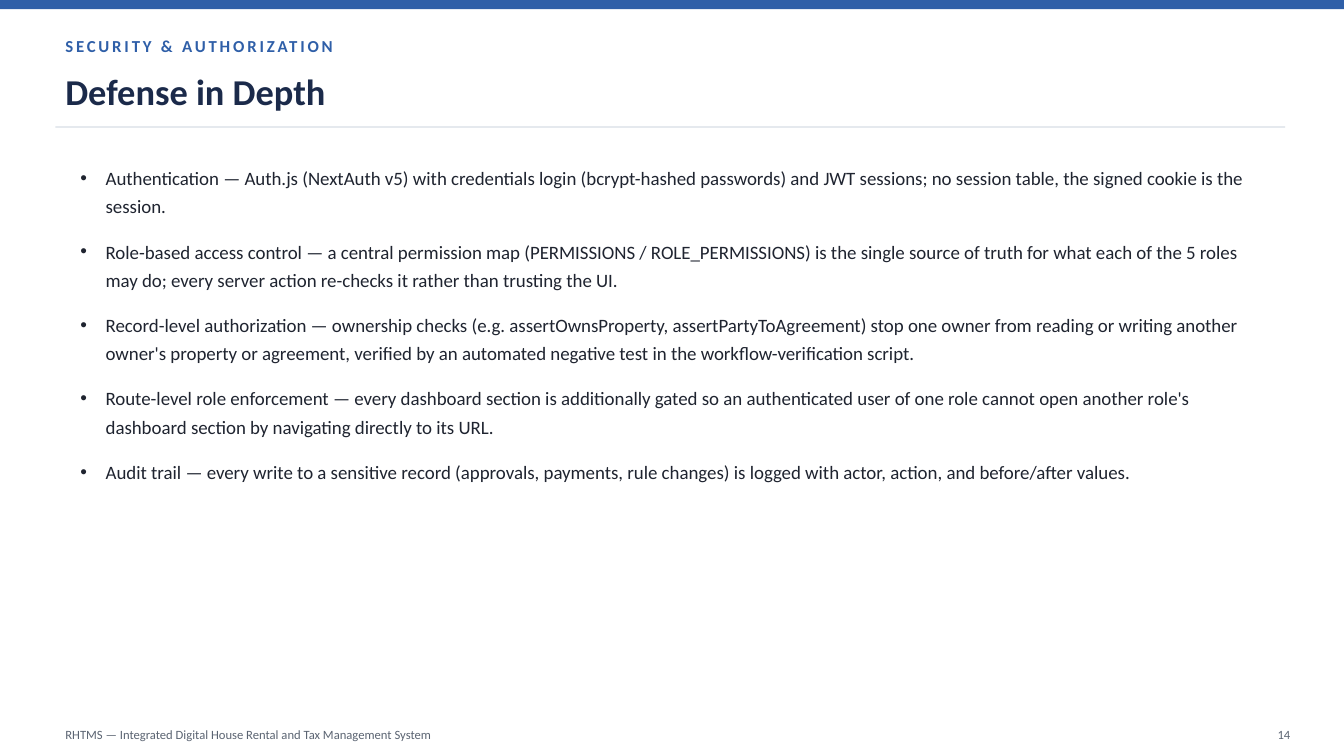
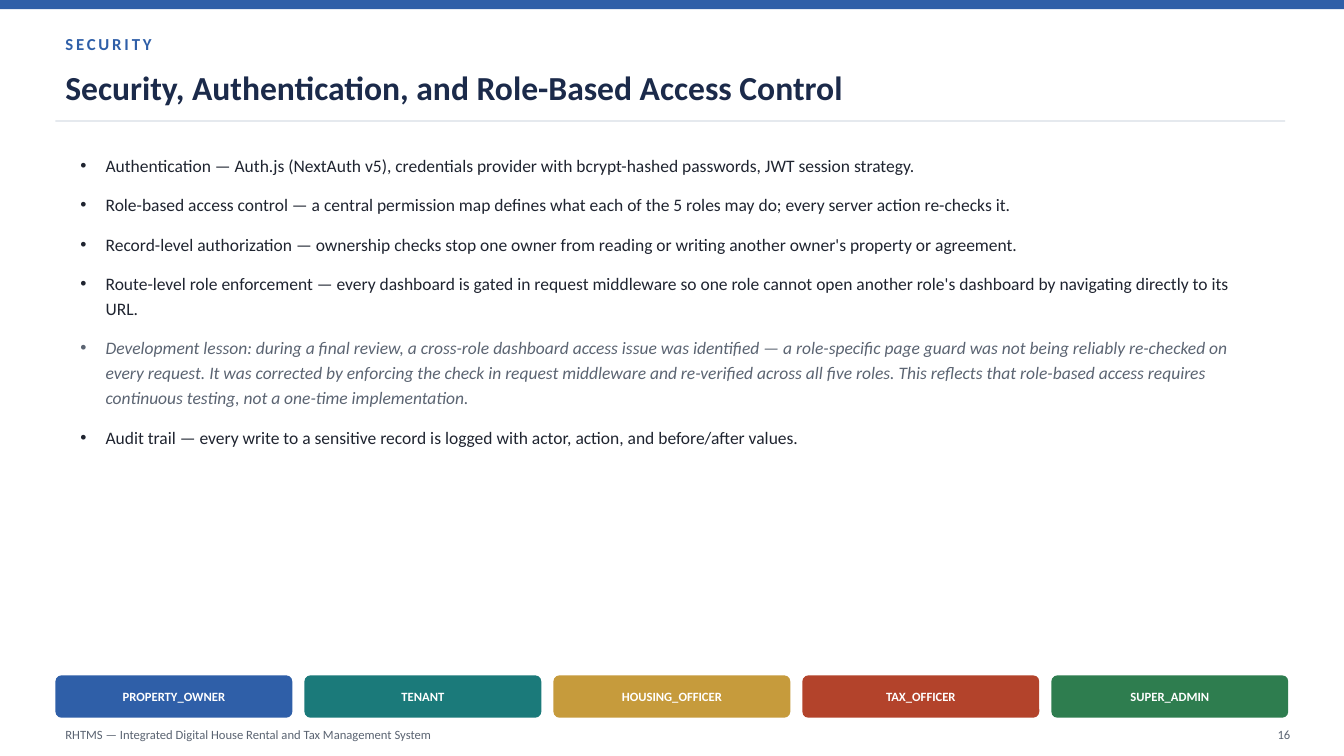
Before and after one commit to mubarekdevv/Integrated-rental-tax-management-system, a slide deck: slide 17 of docs/presentation/RHTMS_Final_Project_Presentation.pptx (slide 15 before the commit). Drawn at 1344x756 pixels with LibreOffice and Linux fonts; fonts in the diff are those of the drawing. Boxes give left, top, right and bottom in pixels: in the first picture for what was removed or moved away, otherwise in the second. Text is boxed around its words. In the diff, an @@ line names an element or a change of style, - is before the commit and + after.

Commit message:
docs: finalize project presentation

```diff
--- a/docs/presentation/RHTMS_Final_Project_Presentation.pptx
+++ b/docs/presentation/RHTMS_Final_Project_Presentation.pptx
@@ text at box(65, 39, 151, 50): text changed @@
-SECURITY & AUTHORIZATION
+SECURITY
@@ text removed at box(65, 79, 326, 111) @@
-Defense in Depth
@@ text added at box(65, 76, 842, 106), 24 pt, text #1B2A4A, bold @@
+Security, Authentication, and Role-Based Access Control
@@ line moved from (55, 127) - (1286, 127) to (55, 121) - (1286, 121) @@
@@ text at box(106, 159, 1229, 447): text changed; size 13.5 to 12.5 pt @@
-• Authentication — Auth.js (NextAuth v5) with credentials login (bcrypt-hashed passwords) and JWT sessions; no session table, the signed cookie is the session.
-• Role-based access control — a central permission map (PERMISSIONS / ROLE_PERMISSIONS) is the single source of truth for what each of the 5 roles may do; every server action re-checks it rather than trusting the UI.
-• Record-level authorization — ownership checks (e.g. assertOwnsProperty, assertPartyToAgreement) stop one owner from reading or writing another owner's property or agreement, verified by an automated negative test in the workflow-verification script.
-• Route-level role enforcement — every dashboard section is additionally gated so an authenticated user of one role cannot open another role's dashboard section by navigating directly to its URL.
-• Audit trail — every write to a sensitive record (approvals, payments, rule changes) is logged with actor, action, and before/after values.
+• Authentication — Auth.js (NextAuth v5), credentials provider with bcrypt-hashed passwords, JWT session strategy.
+• Role-based access control — a central permission map defines what each of the 5 roles may do; every server action re-checks it.
+• Record-level authorization — ownership checks stop one owner from reading or writing another owner's property or agreement.
+• Route-level role enforcement — every dashboard is gated in request middleware so one role cannot open another role's dashboard by navigating directly to its URL.
+• Development lesson: during a final review, a cross-role dashboard access issue was identified — a role-specific page guard was not being reliably re-checked on every request. It was corrected by enforcing the check in request middleware and re-verified across all five roles. This reflects that role-based access requires continuous testing, not a one-time implementation.
+• Audit trail — every write to a sensitive record is logged with actor, action, and before/after values.
@@ rounded rectangle added at box(55, 676, 292, 718), fill #2F5FA8 @@
@@ rounded rectangle added at box(304, 676, 541, 718), fill #1B7A7A @@
@@ rounded rectangle added at box(554, 676, 790, 718), fill #C69B3C @@
@@ rounded rectangle added at box(803, 676, 1040, 718), fill #B3432B @@
@@ rounded rectangle added at box(1052, 676, 1289, 718), fill #2E7D4F @@
@@ text added at box(123, 692, 225, 703), 9 pt, text #FFFFFF, bold @@
+PROPERTY_OWNER
@@ text added at box(401, 692, 444, 701), 9 pt, text #FFFFFF, bold @@
+TENANT
@@ text added at box(622, 692, 722, 703), 9 pt, text #FFFFFF, bold @@
+HOUSING_OFFICER
@@ text added at box(886, 692, 955, 703), 9 pt, text #FFFFFF, bold @@
+TAX_OFFICER
@@ text added at box(1130, 692, 1209, 703), 9 pt, text #FFFFFF, bold @@
+SUPER_ADMIN
@@ text at box(1278, 730, 1291, 739): text changed @@
-14
+16
```
Also in this commit, not shown: 5 other slides changed, 14 slides added, 19 slides removed, 3 other files.
